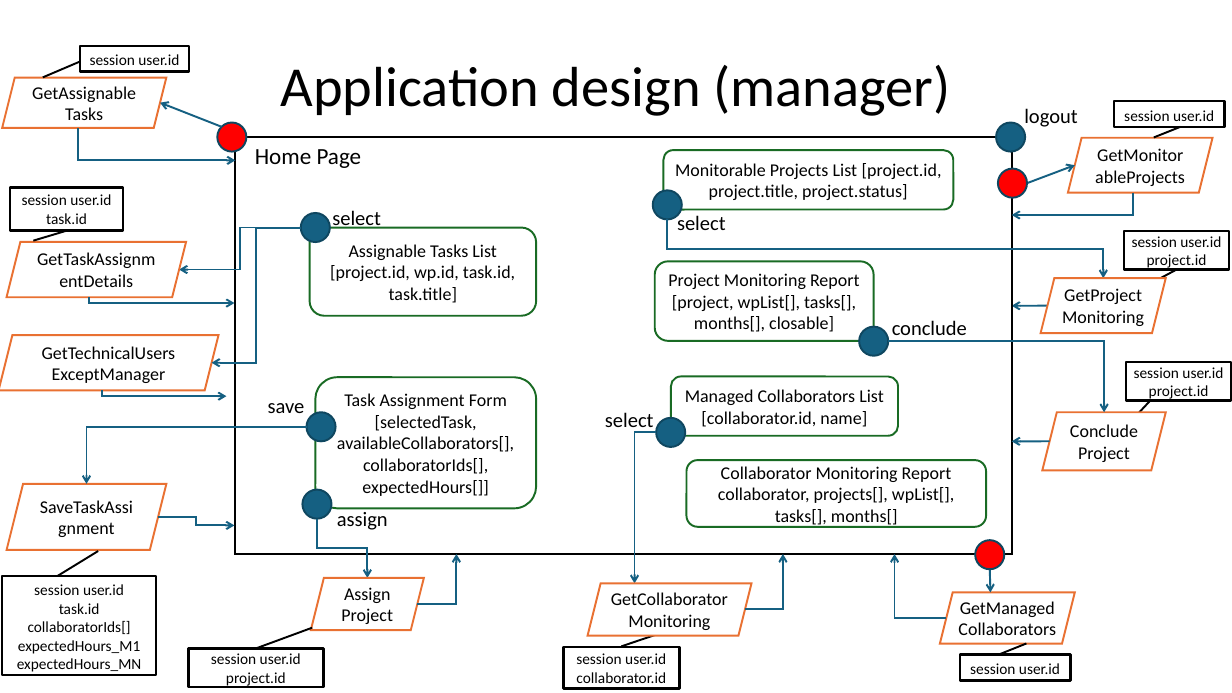
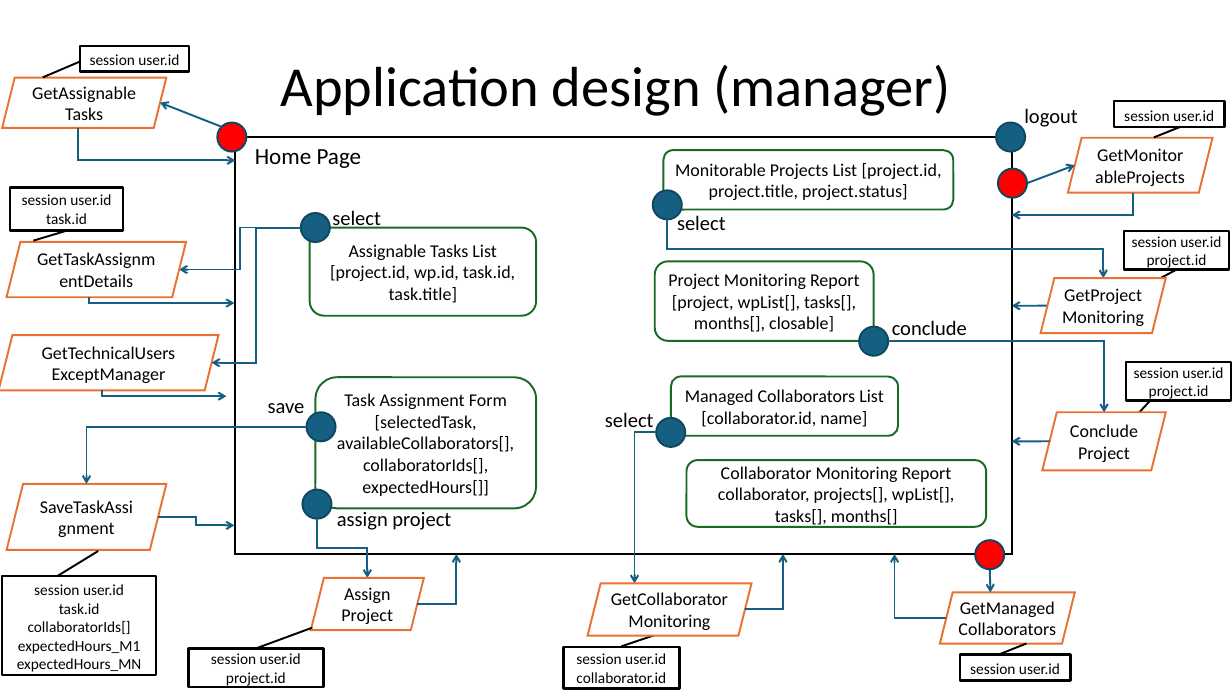
Before and after one commit to gilbertobrambilla/tiw-2026-html, a slide deck: slide 32 of docs/TIW_documentazione.pptx. Drawn at 1232x693 pixels with LibreOffice and Linux fonts; fonts in the diff are those of the drawing. Boxes give left, top, right and bottom in pixels: in the first picture for what was removed or moved away, otherwise in the second. Text is boxed around its words. In the diff, an @@ line names an element or a change of style, - is before the commit and + after.

```diff
--- a/docs/TIW_documentazione.pptx
+++ b/docs/TIW_documentazione.pptx
@@ text at <box>337,509,451,530</box>: text changed @@
-assign
+assign project
```
Also in this commit, not shown: 3 other slides changed, 4 slides added, 1 slide removed, 1 other file.
